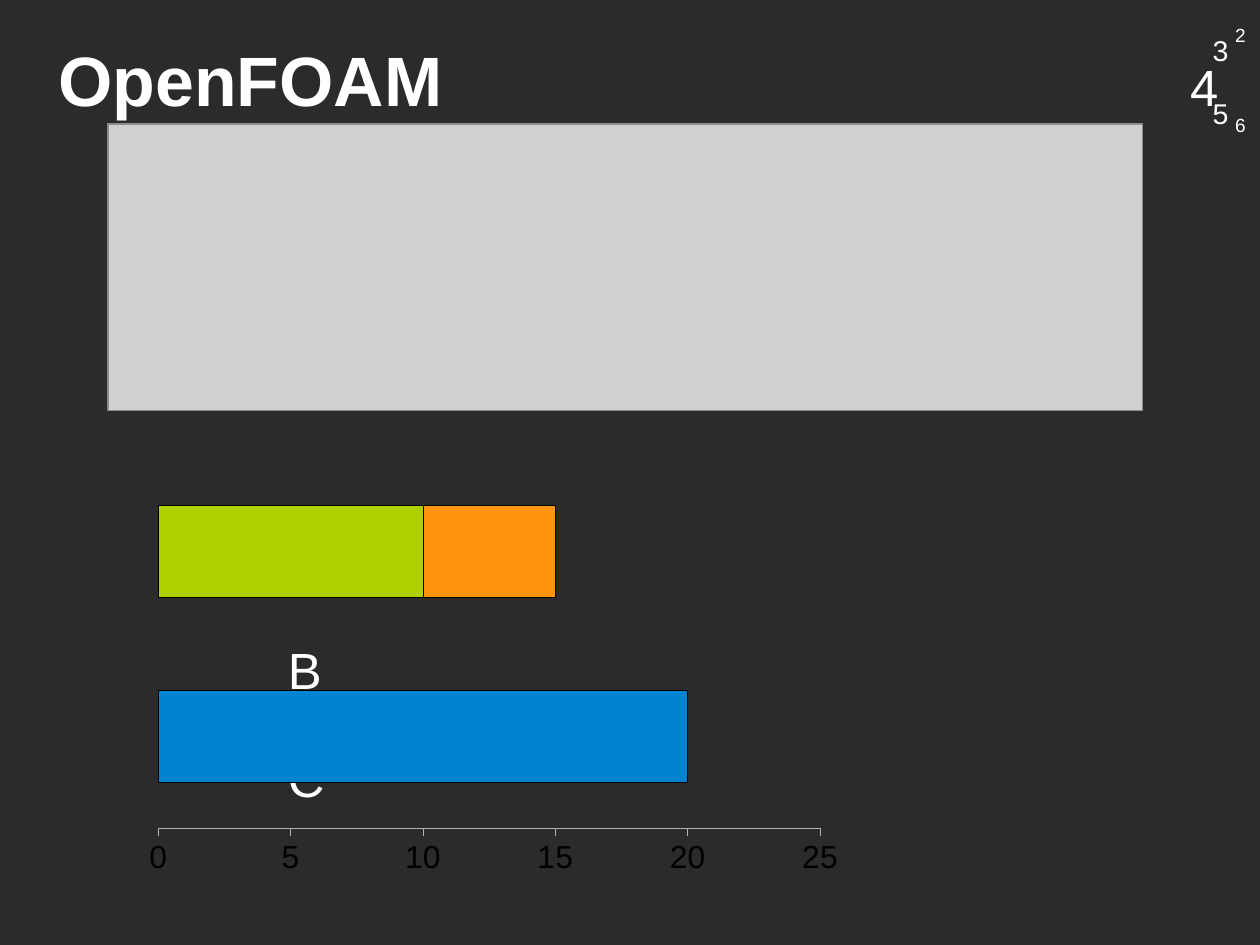
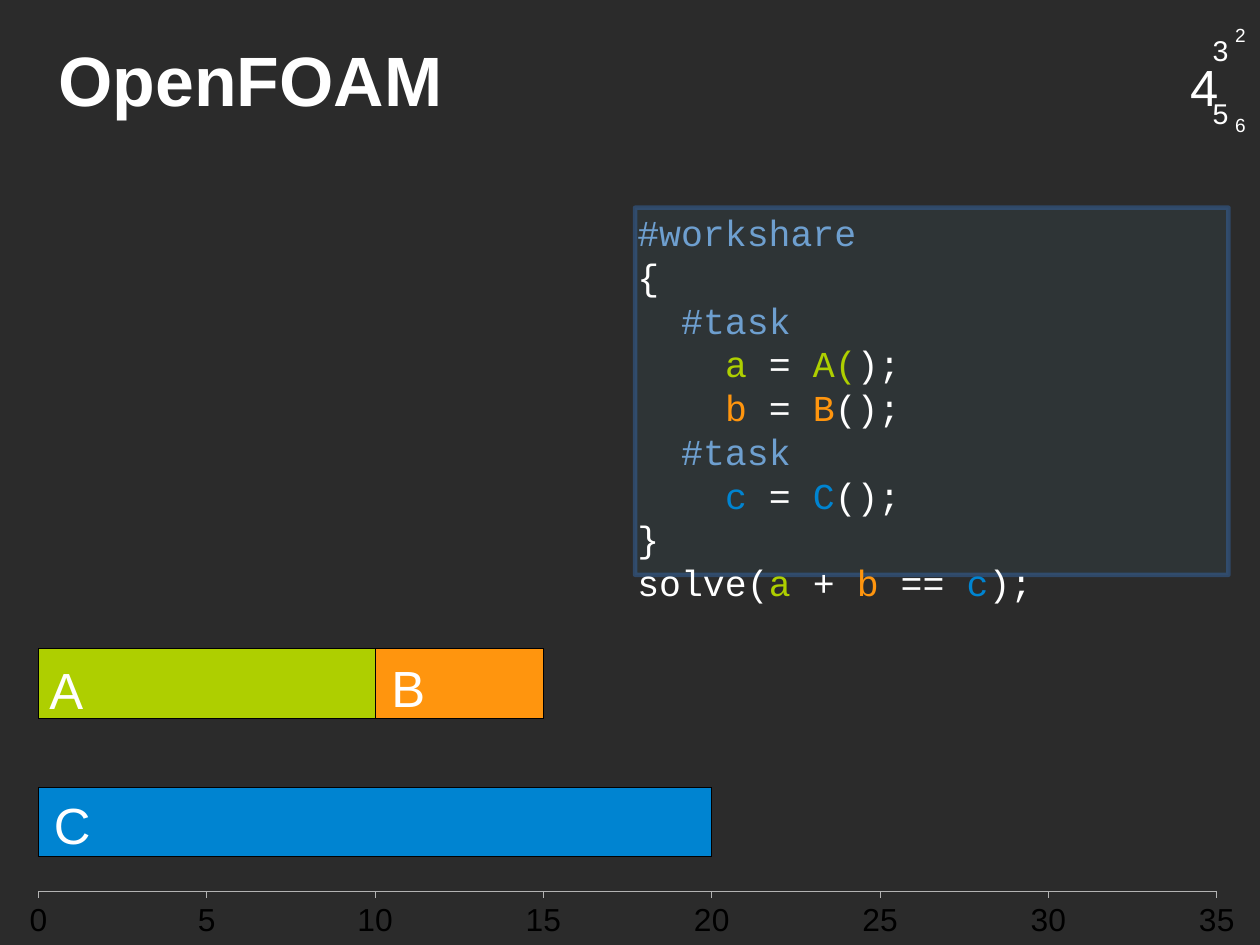
Before and after one commit to saifthe1/openfoam-openmp, a slide deck: slide 14 of presentation/pres.odp. Drawn at 1260x945 pixels with LibreOffice and Linux fonts; fonts in the diff are those of the drawing; grey boxes stand for pictures; background and template pictures are left out; a plain dark background stands for a picture behind light text. Boxes give left, top, right and bottom in pixels: in the first picture for what was removed or moved away, otherwise in the second. Text is boxed around its words. In the diff, an @@ line names an element or a change of style, - is before the commit and + after.

```diff
--- a/presentation/pres.odp
+++ b/presentation/pres.odp
@@ picture removed at (109,123,1143,410) @@
@@ text added at (636,208,1229,587), fill #2E3436, outline #3465A4 2.83 pt, 23 pt, text #FFFFFF @@
+#workshare
+{
+#task
+a = A();
+b = B();
+#task
+c = C();
+}
+solve(a + b == c);
@@ bar stacked chart at (5,607,1260,944) @@
@@ value axis changed @@
@@ bar stacked chart: place and size @@
-bar stacked chart at (135,450,853,885)
+bar stacked chart at (5,607,1260,944)
@@ text "A" rewrapped from (288,533,378,590) to (49,674,83,719) @@
@@ text "B" rewrapped from (288,654,322,700) to (391,672,425,707) @@
@@ text "C" rewrapped from (288,782,325,808) to (54,808,91,845) @@
```
Also in this commit, not shown: 1 other slide changed.
